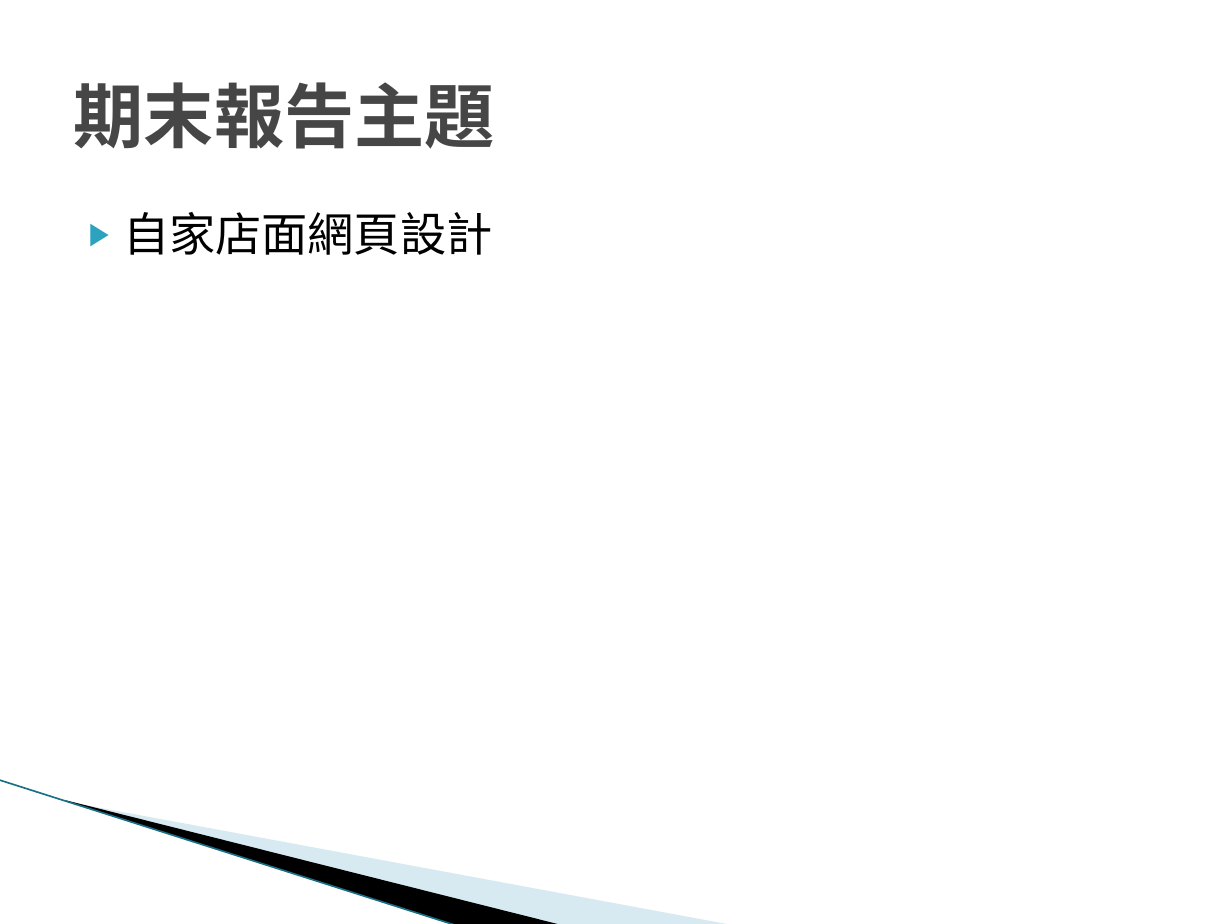
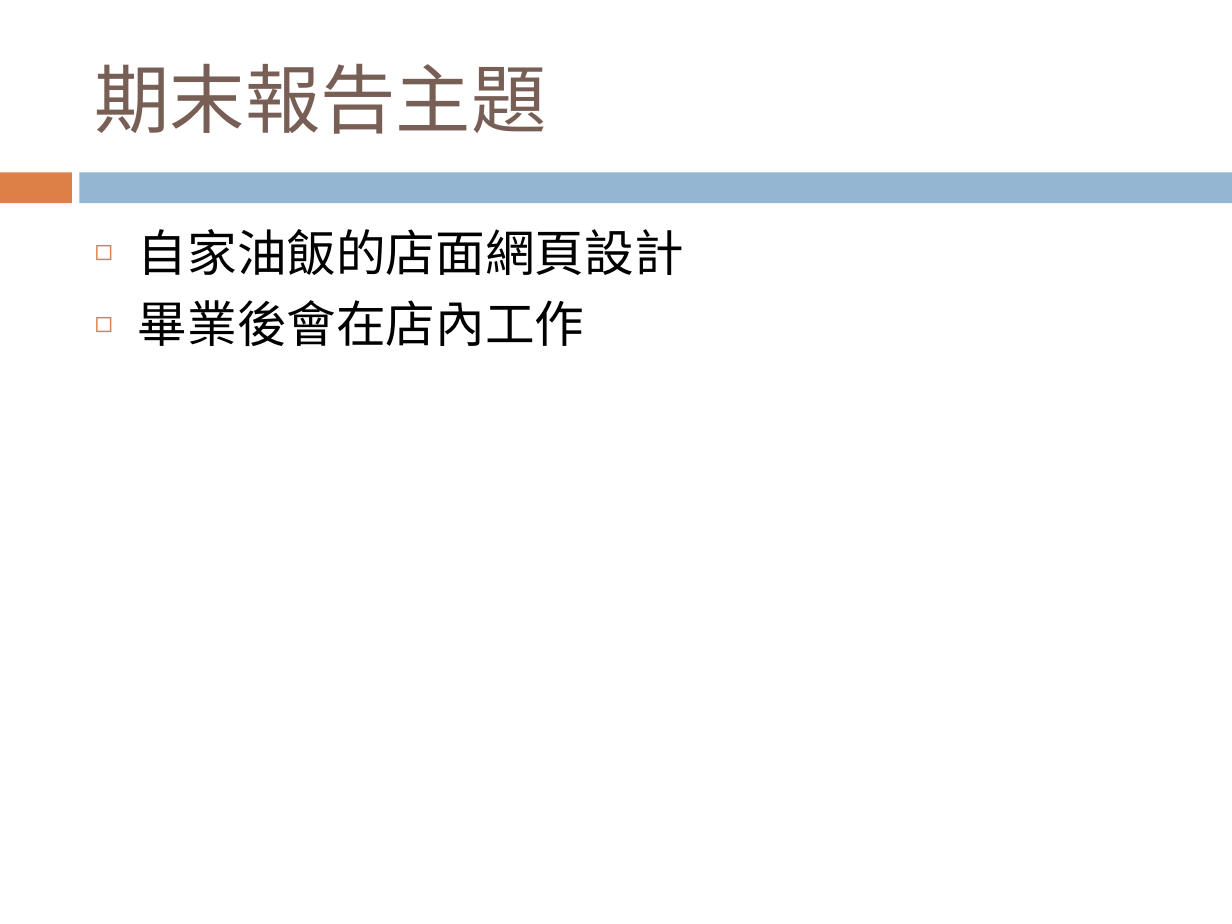
Before and after one commit to lebicol1869/1091-1N-final-209440451, a slide deck: slide 2 of 期末進度報告.pptx. Drawn at 1232x924 pixels with LibreOffice and Linux fonts; fonts in the diff are those of the drawing; background and template pictures are left out. Boxes give left, top, right and bottom in pixels: in the first picture for what was removed or moved away, otherwise in the second. Text is boxed around its words. In the diff, an @@ line names an element or a change of style, - is before the commit and + after.

```diff
--- a/期末進度報告.pptx
+++ b/期末進度報告.pptx
@@ title "期末報告主題": place and size @@
-title "期末報告主題" at <box>74,82,495,149</box>
+title "期末報告主題" at <box>95,64,547,134</box>
@@ title "期末報告主題" at <box>95,64,547,134</box>: size 41 to 44 pt, font DejaVu Sans Mono to Cabin, text colour #464646 to #775F55, bold off @@
@@ rectangle added at <box>0,172,71,203</box>, fill #DD8047 @@
@@ rectangle added at <box>80,172,1232,203</box>, fill #94B6D2 @@
@@ text at <box>138,229,684,346</box>: text changed; size 27 to 29 pt; font DejaVu Sans Mono to Cabin @@
-▶ 自家店面網頁設計
+◻ 自家油飯的店面網頁設計
+◻ 畢業後會在店內工作
@@ line removed from (0, 780) to (457, 924) @@
@@ freeform shape removed at <box>65,800,563,924</box> @@
@@ freeform shape removed at <box>68,801,733,924</box> @@
```
Also in this commit, not shown: 2 other slides changed, 8 slides added, 3 slides removed, 8 other files.
